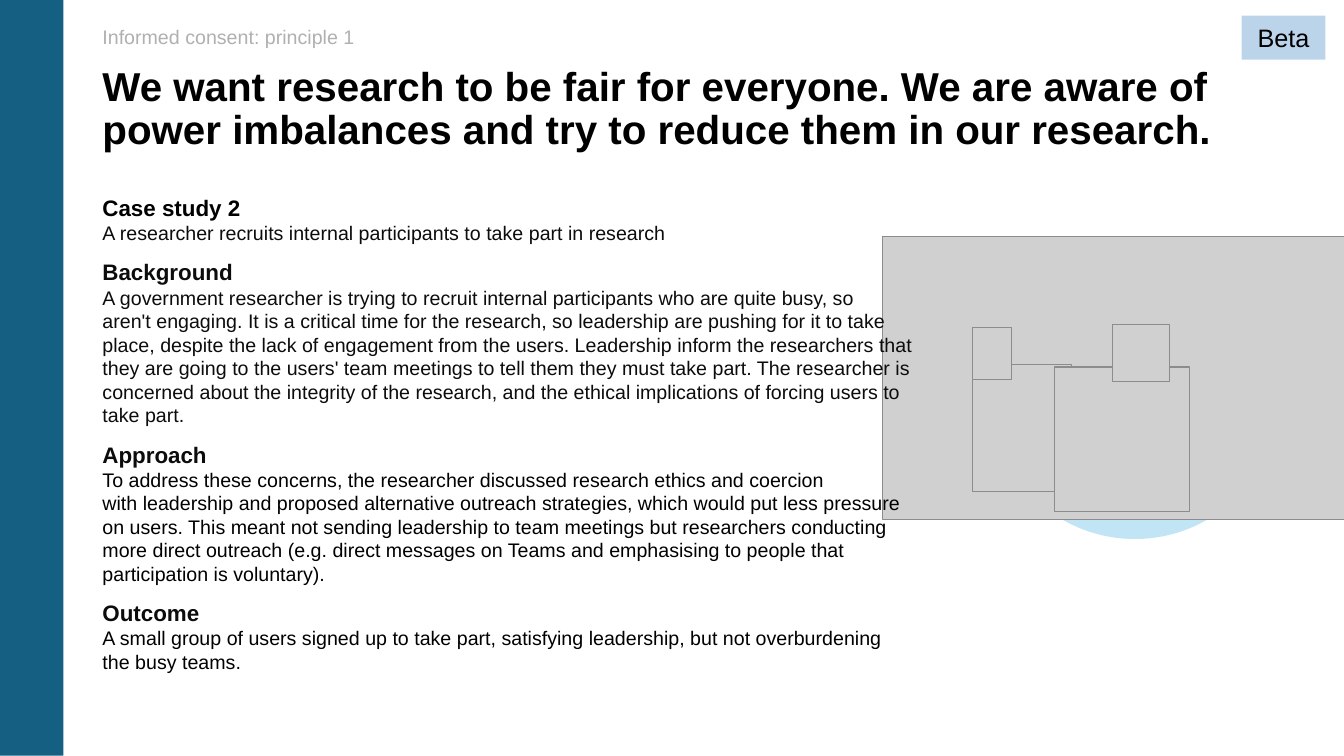
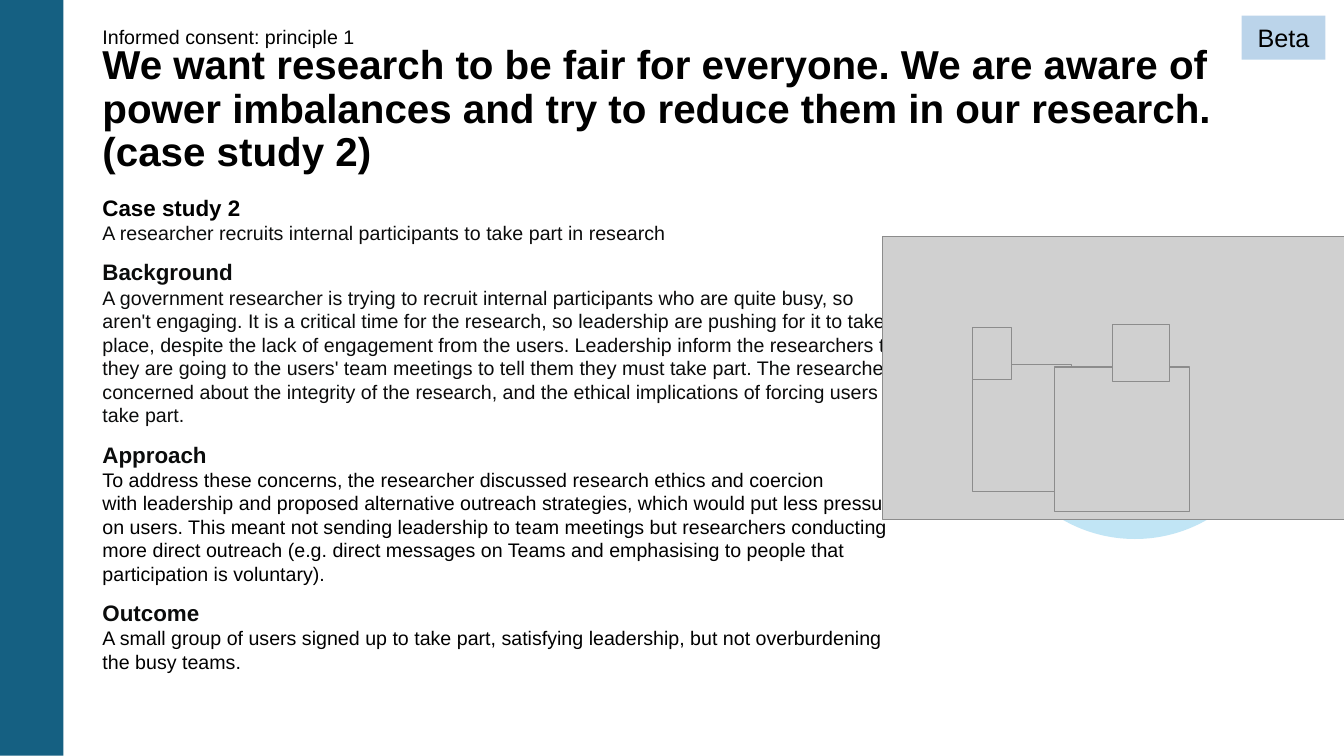
Before and after one commit to DFE-Digital/user-research-new-manual, a slide deck: slide 9 of app/assets/downloads/informed-consent-principles-beta-jun25.pptx. Drawn at 1344x756 pixels with LibreOffice and Linux fonts; fonts in the diff are those of the drawing; grey boxes stand for pictures; background and template pictures are left out. Boxes give left, top, right and bottom in pixels: in the first picture for what was removed or moved away, otherwise in the second. Text is boxed around its words. In the diff, an @@ line names an element or a change of style, - is before the commit and + after.

Commit message:
final informed consent ppt file added for blog post added

```diff
--- a/app/assets/downloads/informed-consent-principles-beta-jun25.pptx
+++ b/app/assets/downloads/informed-consent-principles-beta-jun25.pptx
@@ text "Informed consent: principle 1" at bbox=[102, 29, 354, 48]: text colour #B0B0B0 to #000000 @@
@@ title at bbox=[102, 47, 1210, 174]: text changed @@
-We want research to be fair for everyone. We are aware of power imbalances and try to reduce them in our research.
+We want research to be fair for everyone. We are aware of power imbalances and try to reduce them in our research. (case study 2)
```
Also in this commit, not shown: 17 other slides changed, 1 other file.
